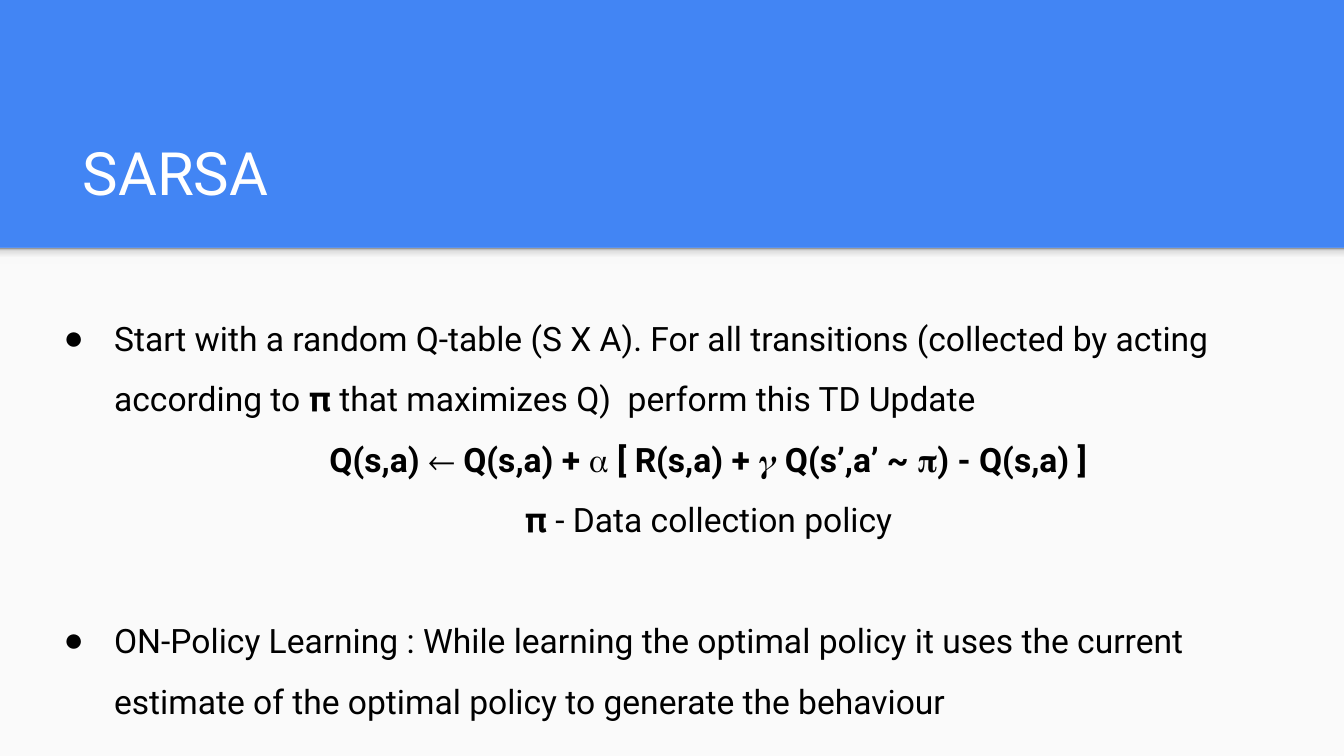
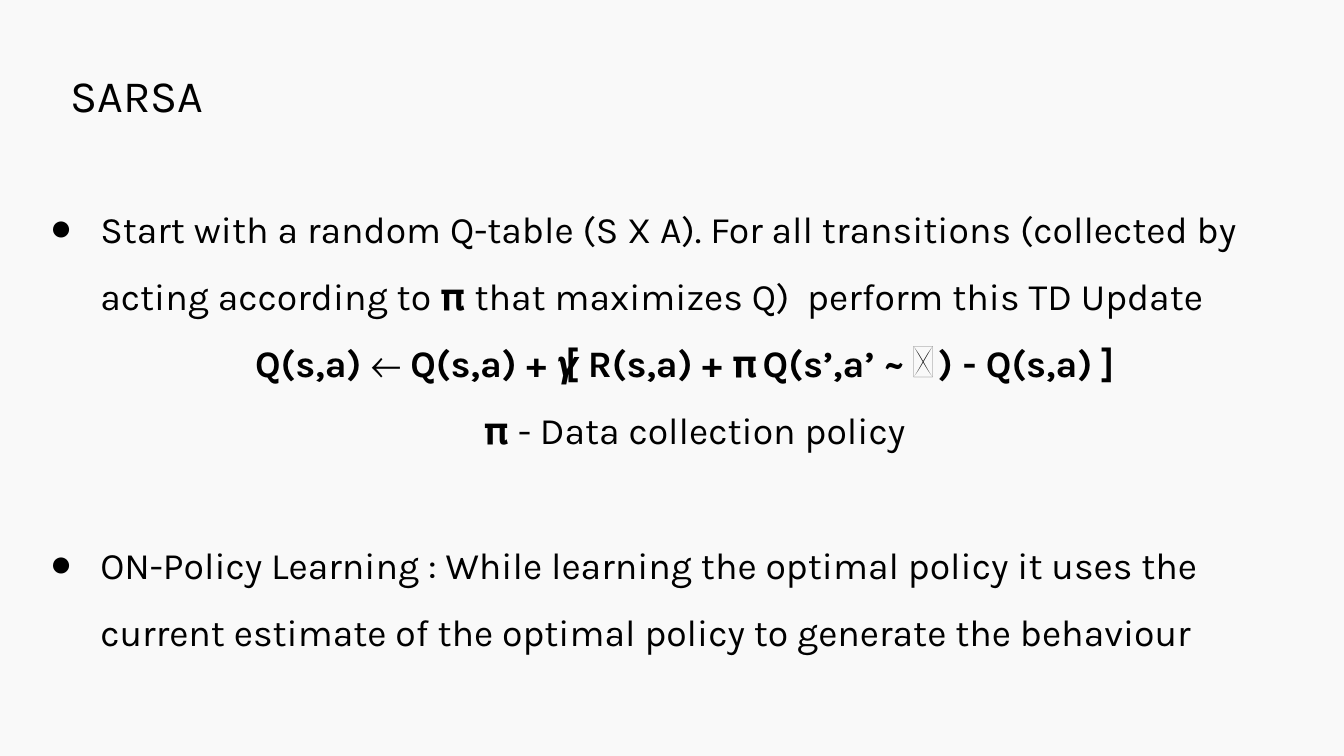
Before and after one commit to Harvard-IACS/2019-CS109B, a slide deck: slide 55 of content/lectures/lecture14/presentation/cs109b_lecture14_RL.pptx (slide 25 before the commit). Drawn at 1344x756 pixels with LibreOffice and Linux fonts; fonts in the diff are those of the drawing. Boxes give left, top, right and bottom in pixels: in the first picture for what was removed or moved away, otherwise in the second. Text is boxed around its words. In the diff, an @@ line names an element or a change of style, - is before the commit and + after.

```diff
--- a/content/lectures/lecture14/presentation/cs109b_lecture14_RL.pptx
+++ b/content/lectures/lecture14/presentation/cs109b_lecture14_RL.pptx
@@ background #4285F4 to #F9F9F9 @@
@@ title "SARSA": place and size @@
-title "SARSA" at [83,152,269,196]
+title "SARSA" at [70,83,203,113]
@@ title "SARSA" at [70,83,203,113]: size 32 to 24 pt, font Roboto to Karla, text colour #FFFFFF to #000000 @@
@@ text "Start with a random Q-table ...": place and size @@
-text "Start with a random Q-table ..." at [114,324,1208,721]
+text "Start with a random Q-table ..." at [100,216,1237,656]
@@ text "Start with a random Q-table ..." at [100,216,1237,656]: size 18 to 20 pt, font Roboto to Karla @@
@@ rectangle removed at [0,247,1344,755] @@
@@ rectangle removed at [0,247,1344,263] @@
```
Also in this commit, not shown: 16 other slides changed, 41 slides added, 11 slides removed, 1 other file.
